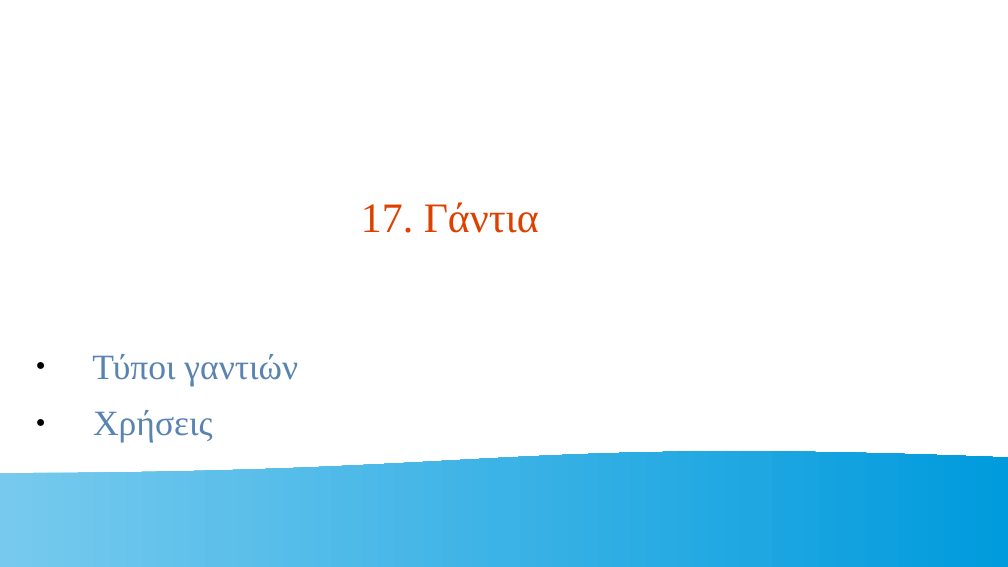
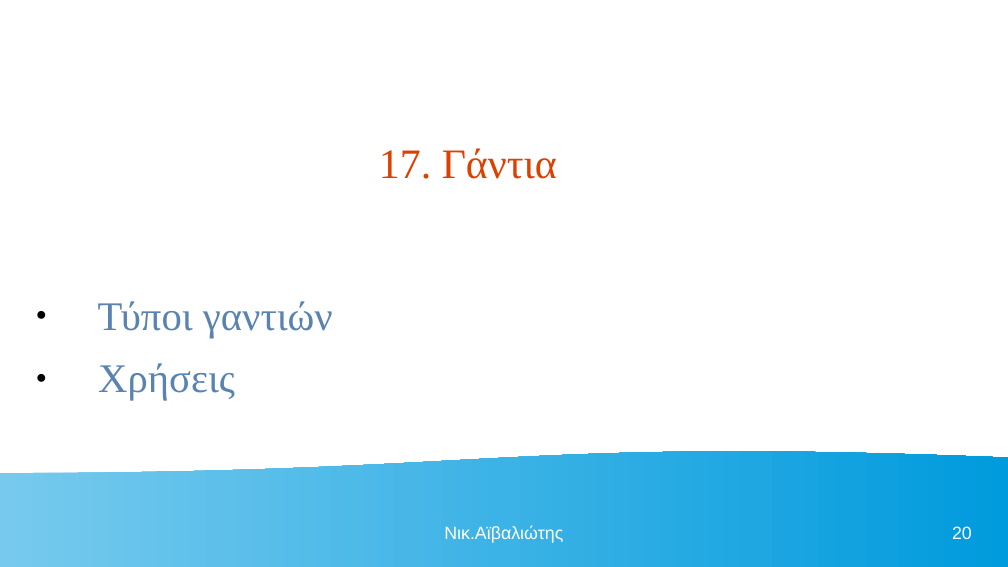
Before and after one commit to nickaiva/epas, a slide deck: slide 20 of ΠΕΡΙΒΑΛΛΟΝ ΕΡΓΑΣΙΑΣ.odp. Drawn at 1008x567 pixels with LibreOffice and Linux fonts; fonts in the diff are those of the drawing. Boxes give left, top, right and bottom in pixels: in the first picture for what was removed or moved away, otherwise in the second. Text is boxed around its words. In the diff, an @@ line names an element or a change of style, - is before the commit and + after.

```diff
--- a/ΠΕΡΙΒΑΛΛΟΝ ΕΡΓΑΣΙΑΣ.odp
+++ b/ΠΕΡΙΒΑΛΛΟΝ ΕΡΓΑΣΙΑΣ.odp
@@ title "17. Γάντια" moved from (x1=361, y1=202, x2=539, y2=233) to (x1=379, y1=148, x2=557, y2=179) @@
@@ text "Τύποι γαντιών" moved from (x1=92, y1=354, x2=298, y2=442) to (x1=98, y1=301, x2=333, y2=401) @@
@@ text "Τύποι γαντιών" at (x1=98, y1=301, x2=333, y2=401): size 28 to 32 pt @@
@@ text added at (x1=444, y1=526, x2=563, y2=543), 14 pt, text #FFFFFF @@
+Νικ.Αϊβαλιώτης
@@ page number added at (x1=952, y1=526, x2=972, y2=539), 14 pt, text #FFFFFF @@
+20
```
Also in this commit, not shown: 23 other slides changed, 24 slides added, 1 other file.
